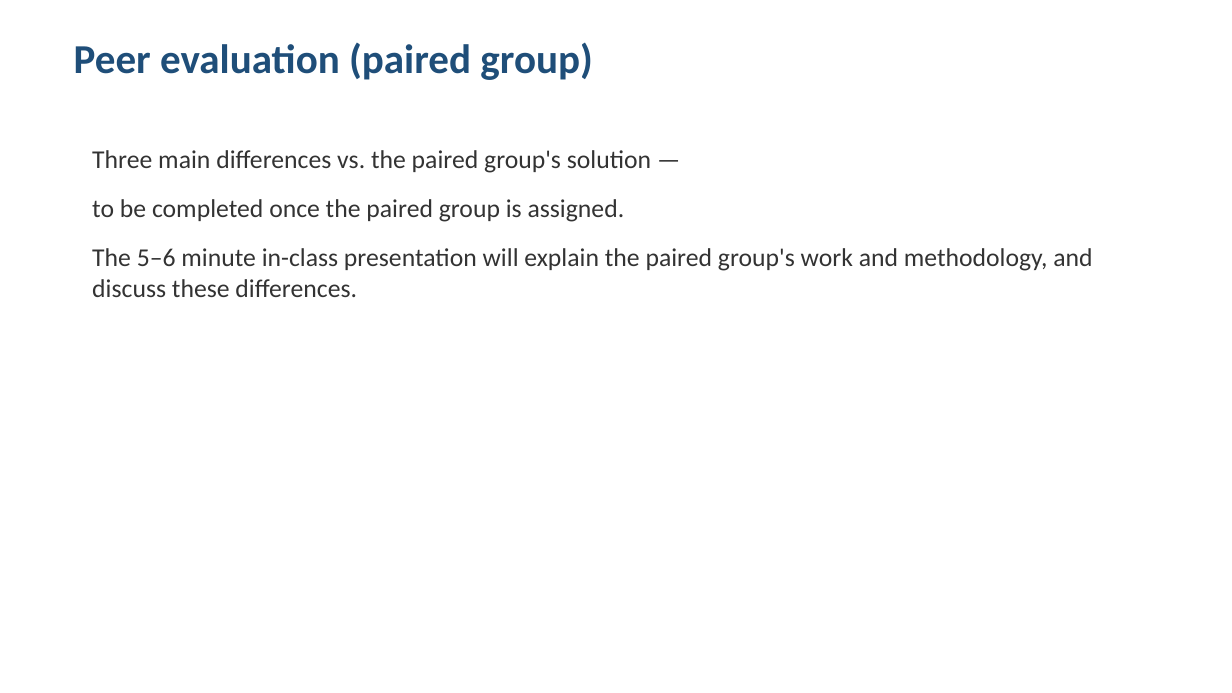
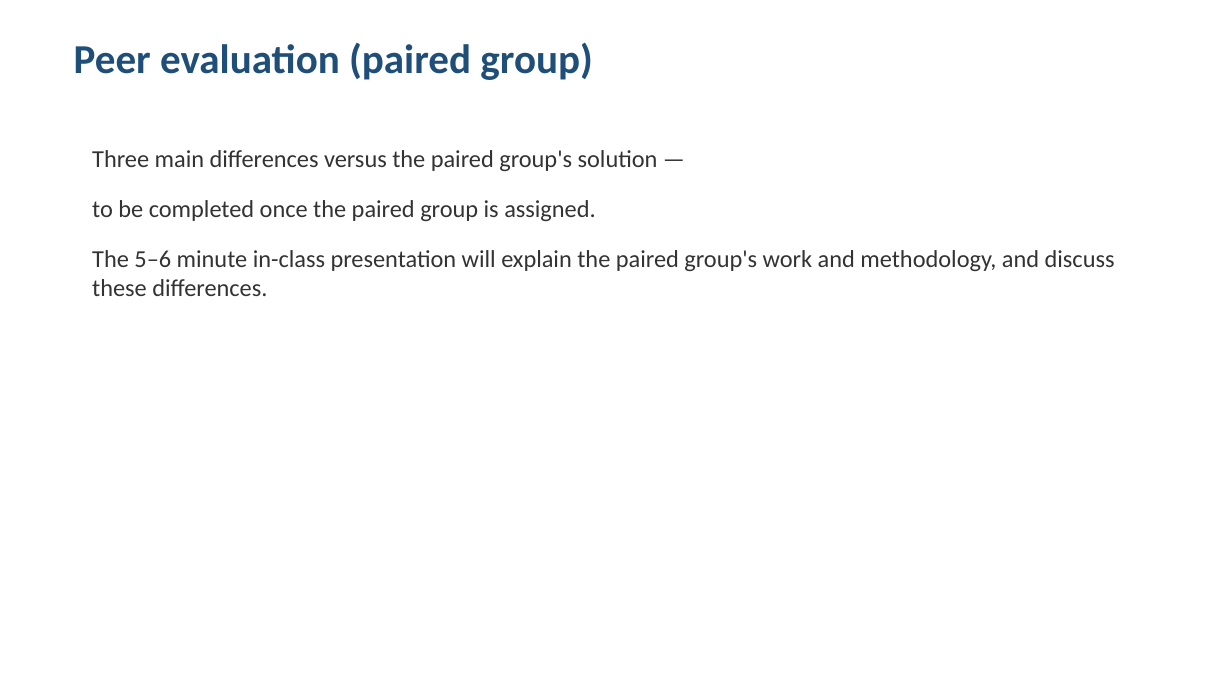
Before and after one commit to faketut/cfm301-project1-efficient-portfolio, a slide deck: slide 8 of presentation/deck.pptx. Drawn at 1232x693 pixels with LibreOffice and Linux fonts; fonts in the diff are those of the drawing. Boxes give left, top, right and bottom in pixels: in the first picture for what was removed or moved away, otherwise in the second. Text is boxed around its words. In the diff, an @@ line names an element or a change of style, - is before the commit and + after.

```diff
--- a/presentation/deck.pptx
+++ b/presentation/deck.pptx
@@ text at (x1=92, y1=150, x2=658, y2=171): text changed; size 20 to 19 pt @@
-Three main differences vs. the paired group's solution —
+Three main differences versus the paired group's solution —
@@ text at (x1=92, y1=200, x2=1115, y2=296): size 20 to 19 pt in "to be completed once the paired group ...", "The 5–6 minute in-class presentation will explain ..."; more space between paragraphs @@
```
Also in this commit, not shown: 6 other slides changed, 6 other files.
